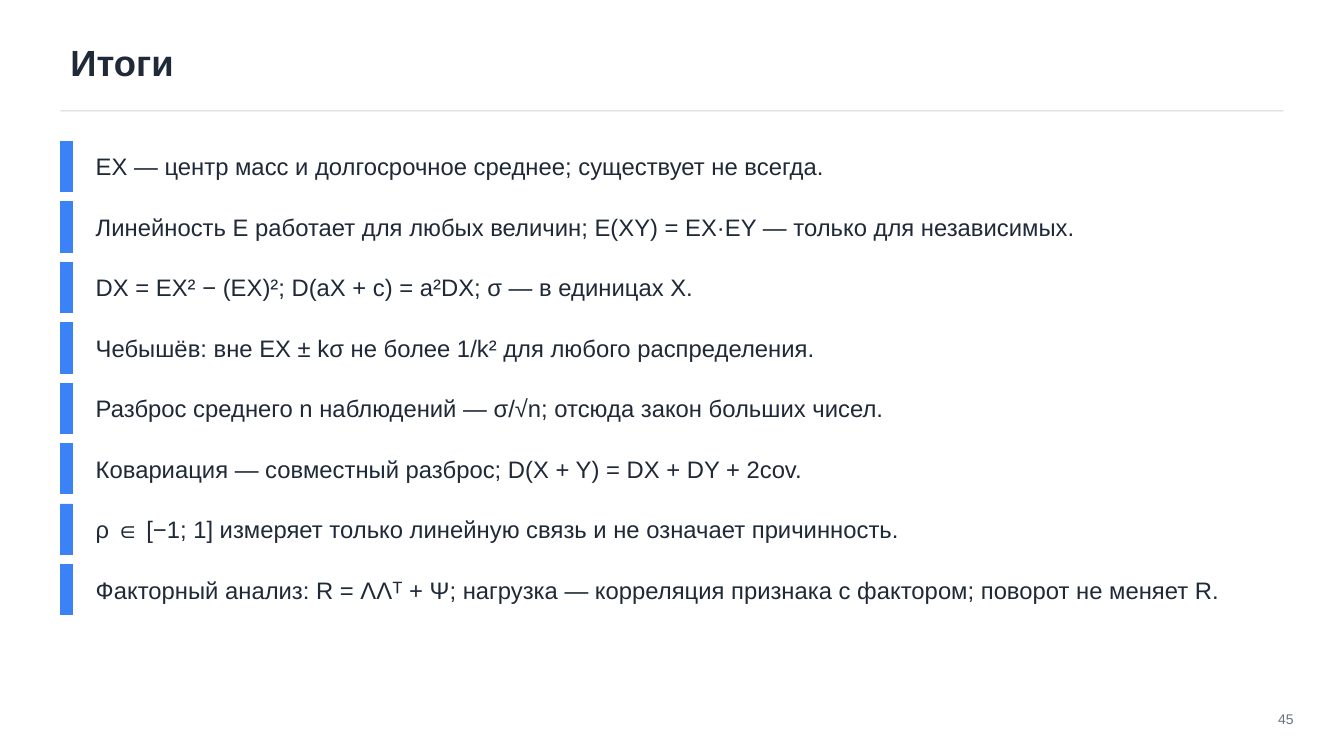
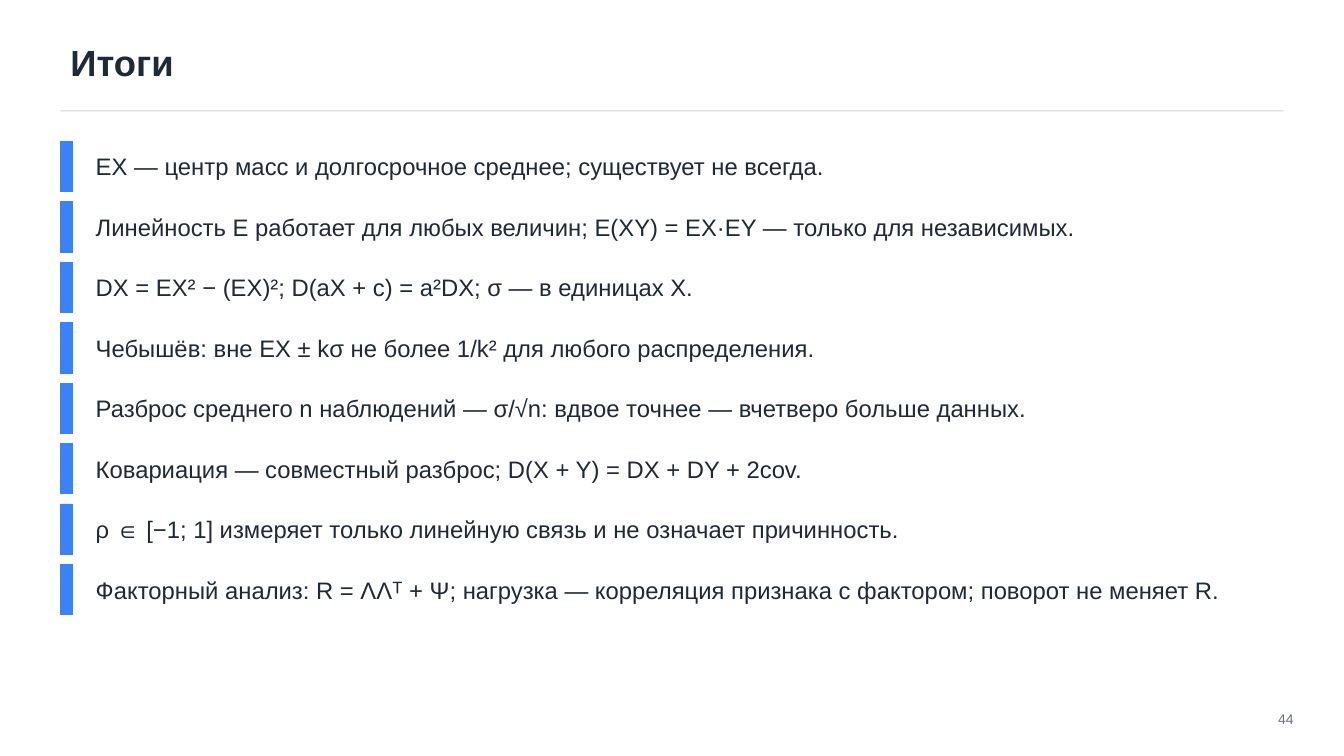
Before and after one commit to TheTonyPub/probability-theory-2026, a slide deck: slide 44 of lectures/04_expectation-variance-itmo.pptx (slide 45 before the commit). Drawn at 1344x756 pixels with LibreOffice and Linux fonts; fonts in the diff are those of the drawing. Boxes give left, top, right and bottom in pixels: in the first picture for what was removed or moved away, otherwise in the second. Text is boxed around its words. In the diff, an @@ line names an element or a change of style, - is before the commit and + after.

```diff
--- a/lectures/04_expectation-variance-itmo.pptx
+++ b/lectures/04_expectation-variance-itmo.pptx
@@ text at box(96, 398, 1026, 422): text changed @@
-Разброс среднего n наблюдений — σ/√n; отсюда закон больших чисел.
+Разброс среднего n наблюдений — σ/√n: вдвое точнее — вчетверо больше данных.
@@ page number at box(1278, 714, 1294, 724): text changed @@
-45
+44
```
Also in this commit, not shown: 2 other slides changed, 1 slide removed, 2 other files.
